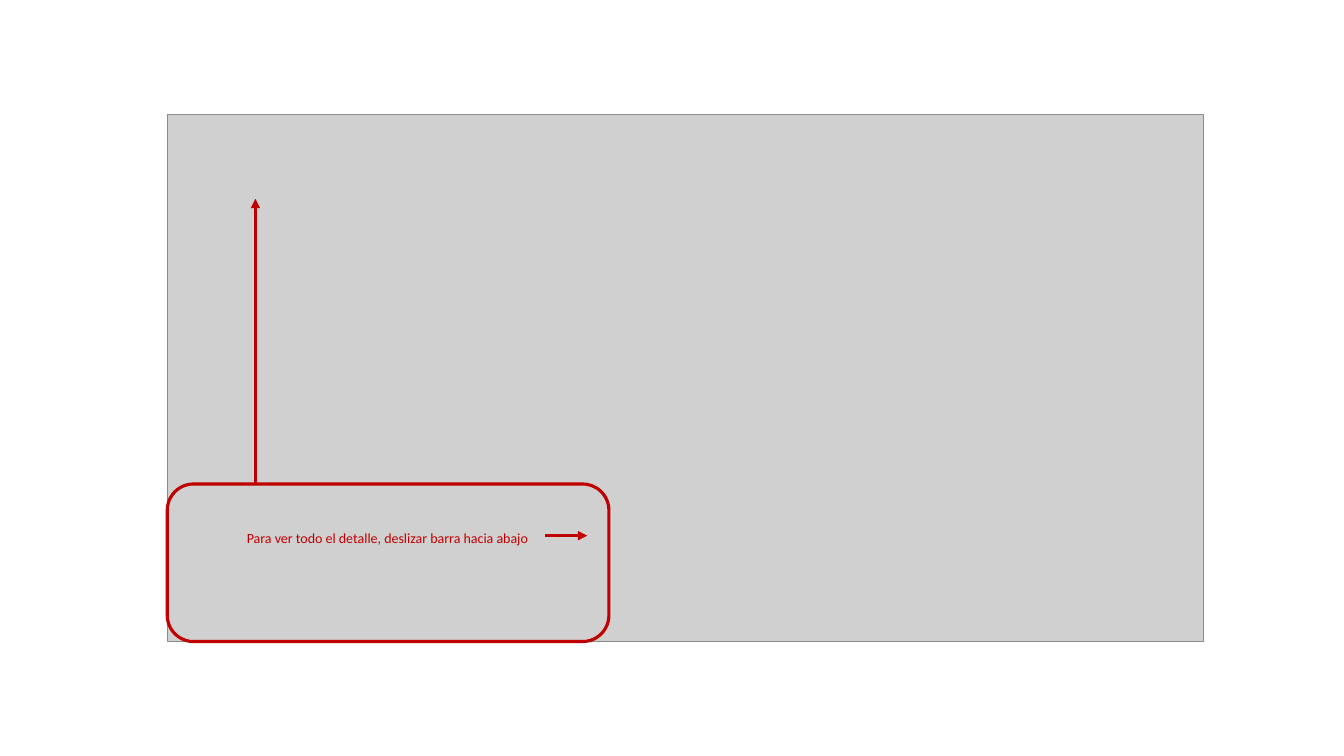
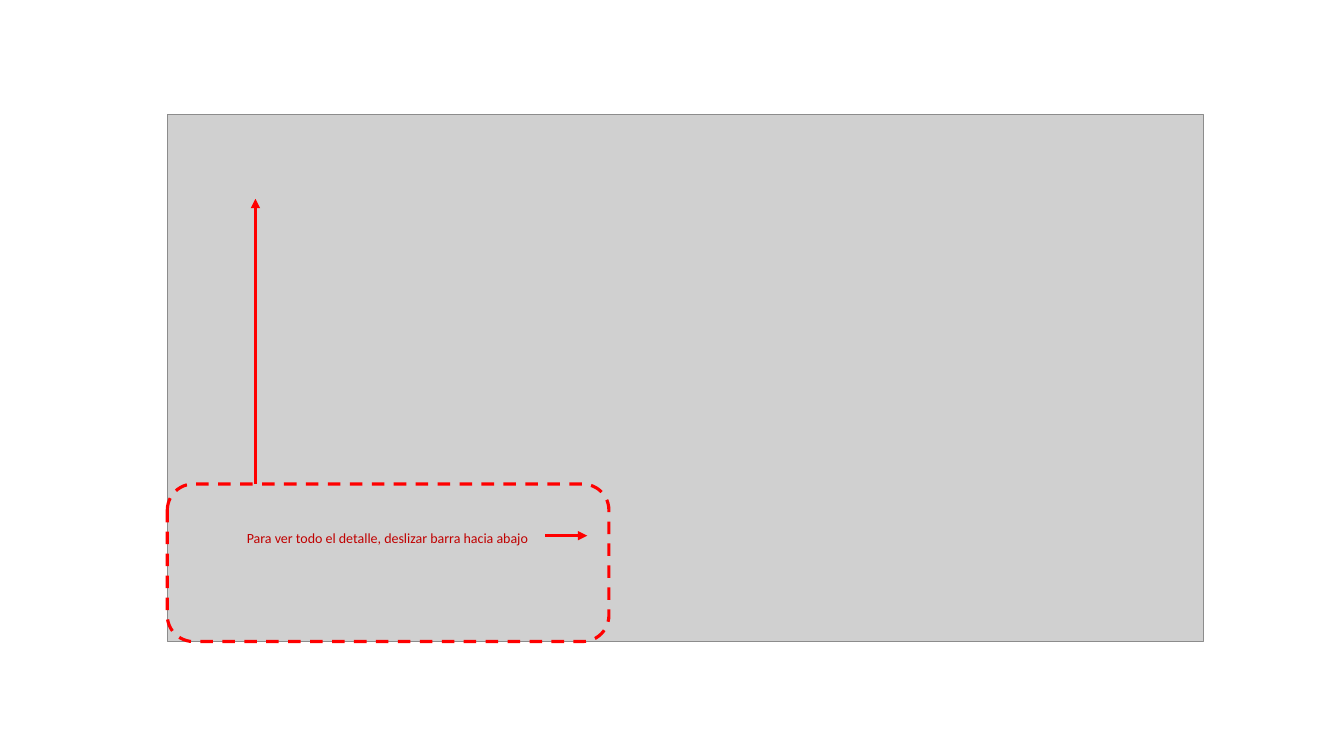
Before and after one commit to Sud-Austral/documentos, a slide deck: slide 6 of MRV_version2/Claudia/Guía_Usuario_Co_beneficio/Capturas_co_beneficios.pptx. Drawn at 1344x756 pixels with LibreOffice and Linux fonts; fonts in the diff are those of the drawing; grey boxes stand for pictures. Boxes give left, top, right and bottom in pixels: in the first picture for what was removed or moved away, otherwise in the second. Text is boxed around its words. In the diff, an @@ line names an element or a change of style, - is before the commit and + after.

```diff
--- a/MRV_version2/Claudia/Guía_Usuario_Co_beneficio/Capturas_co_beneficios.pptx
+++ b/MRV_version2/Claudia/Guía_Usuario_Co_beneficio/Capturas_co_beneficios.pptx
@@ arrow (255, 484) - (255, 199): stroke #C00000 2.25 pt to #FF0000 2.25 pt @@
@@ rounded rectangle at box(167, 484, 609, 641): outline #C00000 2.25 pt to #FF0000 2.25 pt dashed @@
@@ arrow (545, 535) - (588, 535): stroke #C00000 2.25 pt to #FF0000 2.25 pt @@
```
Also in this commit, not shown: 1 other slide changed, 46 other files.
